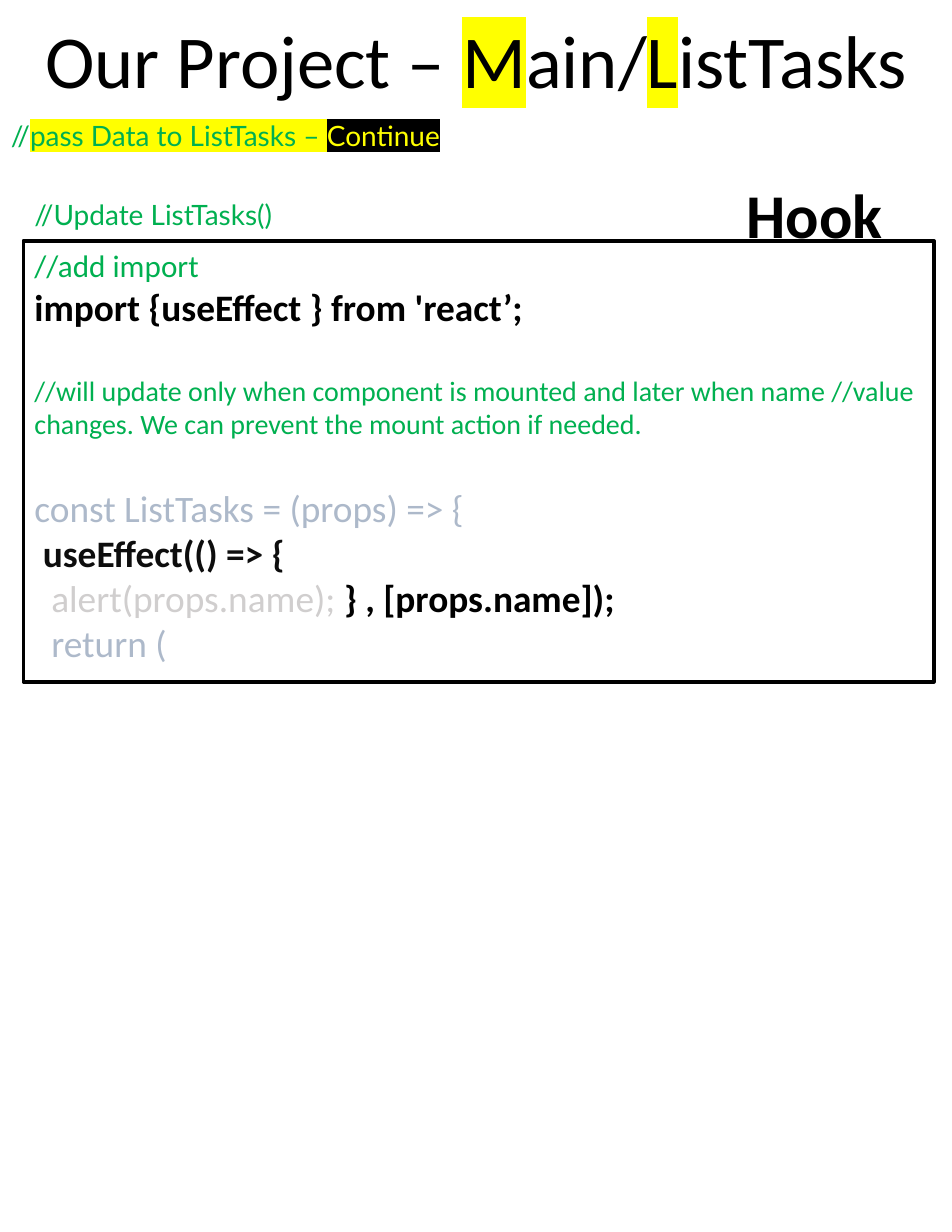
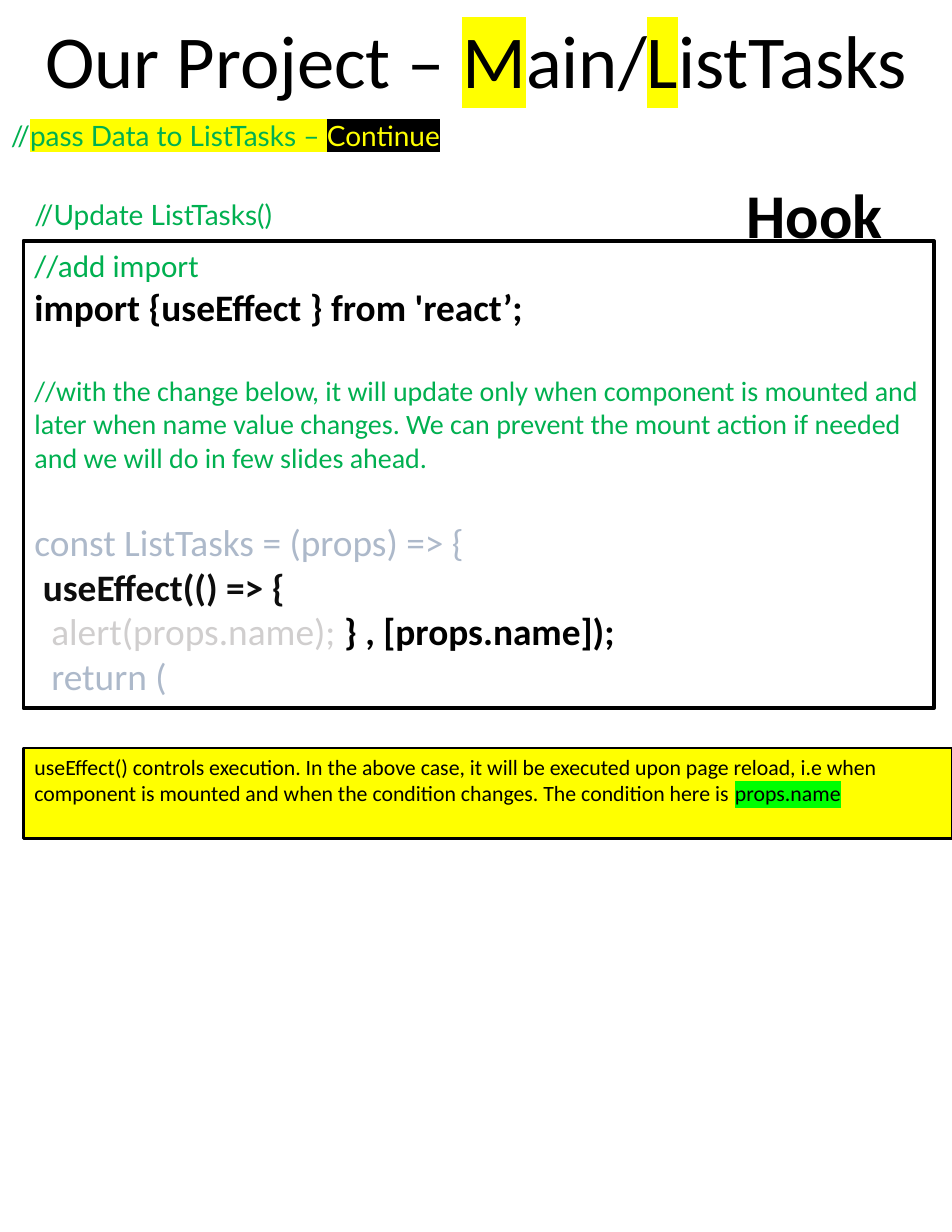
Before and after one commit to scorpion0511/mytracker, a slide deck: slide 48 of doc/React.pptx. Drawn at 952x1232 pixels with LibreOffice and Linux fonts; fonts in the diff are those of the drawing. Boxes give left, top, right and bottom in pixels: in the first picture for what was removed or moved away, otherwise in the second. Text is boxed around its words. In the diff, an @@ line names an element or a change of style, - is before the commit and + after.

```diff
--- a/doc/React.pptx
+++ b/doc/React.pptx
@@ rectangle "//add import": place and size @@
-rectangle "//add import" at (24,241,934,682)
+rectangle "//add import" at (24,241,934,708)
@@ text in rectangle at (34,381,918,469): text changed @@
-//will update only when component is mounted and later when name //value changes. We can prevent the mount action if needed.
+//with the change below, it will update only when component is mounted and later when name value changes. We can prevent the mount action if needed and we will do in few slides ahead.
@@ rectangle added at (24,748,952,839), fill #FFFF00, outline #000000 1.5 pt, 14 pt, text #000000 @@
+useEffect() controls execution. In the above case, it will be executed upon page reload, i.e when component is mounted and when the condition changes. The condition here is props.name
```
Also in this commit, not shown: 5 other slides changed.
